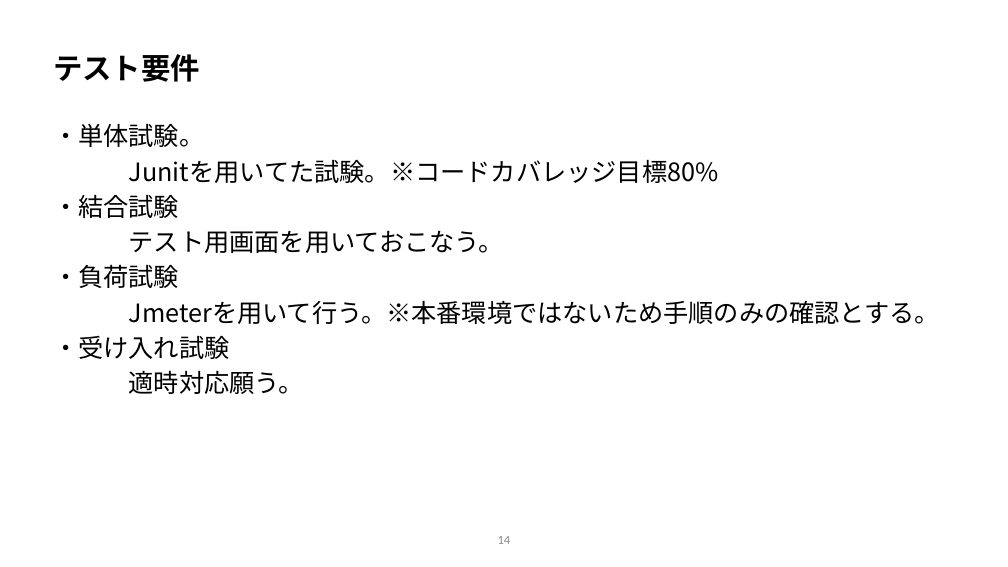
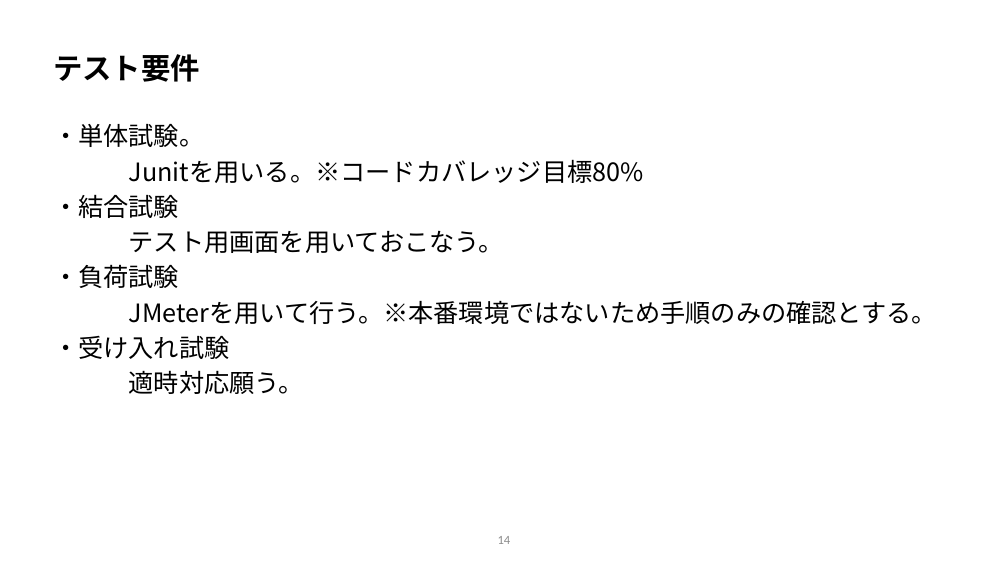
Before and after one commit to vsn23kamei/nanika, a slide deck: slide 14 of 00_要件定義/要件定義.pptx. Drawn at 1008x567 pixels with LibreOffice and Linux fonts; fonts in the diff are those of the drawing; background and template pictures are left out. Boxes give left, top, right and bottom in pixels: in the first picture for what was removed or moved away, otherwise in the second. Text is boxed around its words. In the diff, an @@ line names an element or a change of style, - is before the commit and + after.

```diff
--- a/00_要件定義/要件定義.pptx
+++ b/00_要件定義/要件定義.pptx
@@ text at box(129, 159, 644, 183): text changed @@
-Junitを用いてた試験。※コードカバレッジ目標80%
+Junitを用いる。※コードカバレッジ目標80%
@@ text at box(129, 301, 937, 324): text changed @@
-Jmeterを用いて行う。※本番環境ではないため手順のみの確認とする。
+JMeterを用いて行う。※本番環境ではないため手順のみの確認とする。
```
Also in this commit, not shown: 6 other slides changed, 1 other file.
